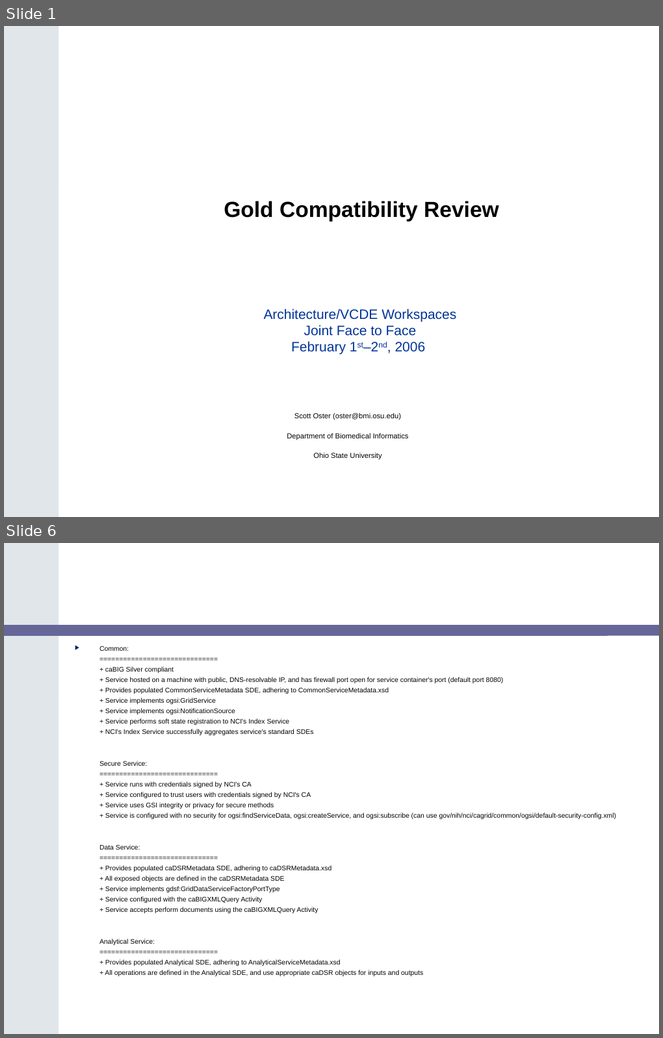
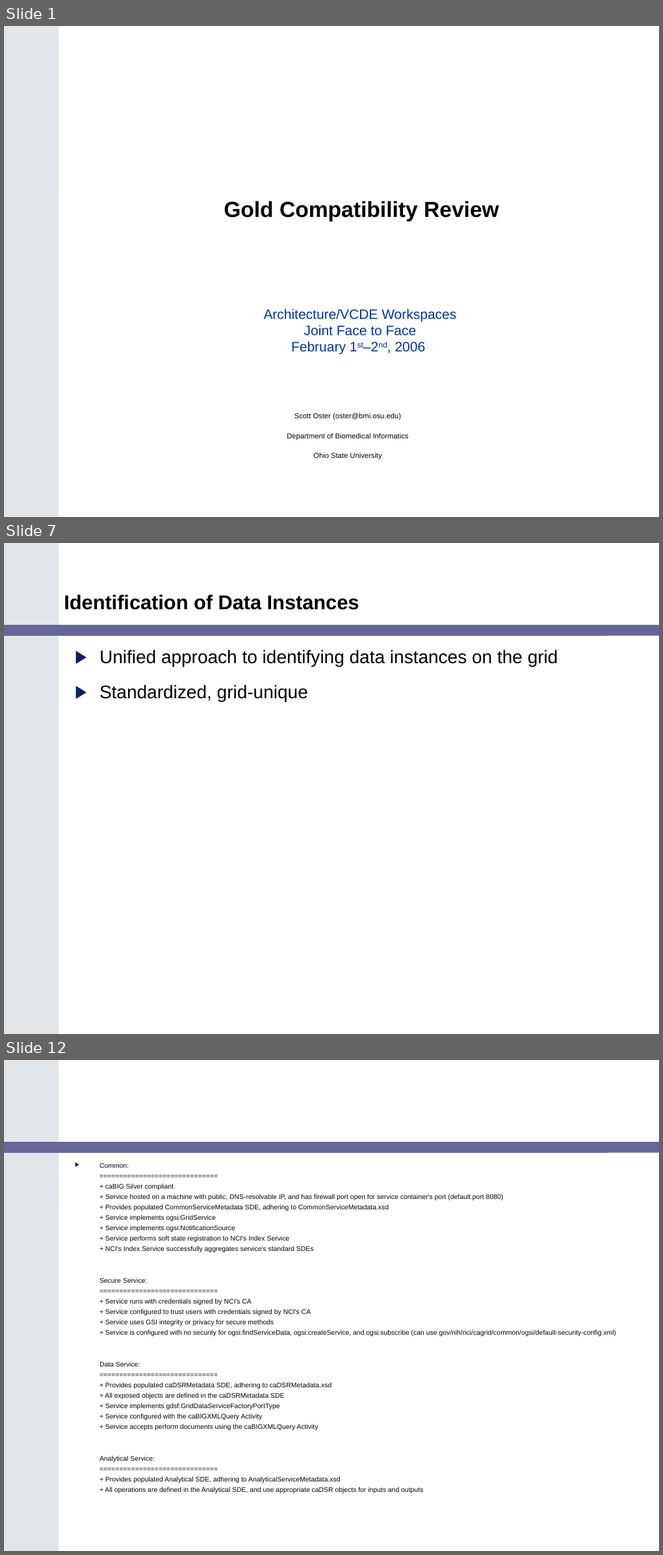
Before and after one commit to NCIP/cagrid-portal, a slide deck: cagrid-1-0/Documentation/presentations/200602_VCDE_ARCH/Gold_Review_Arch_VCDE_Feb1.ppt. Shown one above the other, each under a label of ours: slides 1 and 6 before the commit, slides 1, 7 and 12 after it; the slides between them are not shown. The pictures are 663x1038 and 663x1555 pixels, drawn with LibreOffice and Linux fonts; fonts in the diff are those of the drawing; background and template pictures are left out. Boxes give left, top, right and bottom in pixels: in the first picture for what was removed or moved away, otherwise in the second. Text is boxed around its words. In the diff, an @@ line names an element or a change of style, - is before the commit and + after.

```diff
--- a/cagrid-1-0/Documentation/presentations/200602_VCDE_ARCH/Gold_Review_Arch_VCDE_Feb1.ppt
+++ b/cagrid-1-0/Documentation/presentations/200602_VCDE_ARCH/Gold_Review_Arch_VCDE_Feb1.ppt
@@ slide 7 added at [4,543,659,1034], background #FFFFFF; not listed: 2 template elements that a slide beside it also shows @@
@@ title added at [64,594,360,610], 22 pt, text #000000, bold @@
+Identification of Data Instances
@@ text added at [100,650,558,702], 20 pt, text #000000 @@
+▶ Unified approach to identifying data instances on the grid
+▶ Standardized, grid-unique
@@ what was slide 6 is now slide 12 @@
```
Also in this commit, not shown: 9 other slides added, 3 slides removed.
